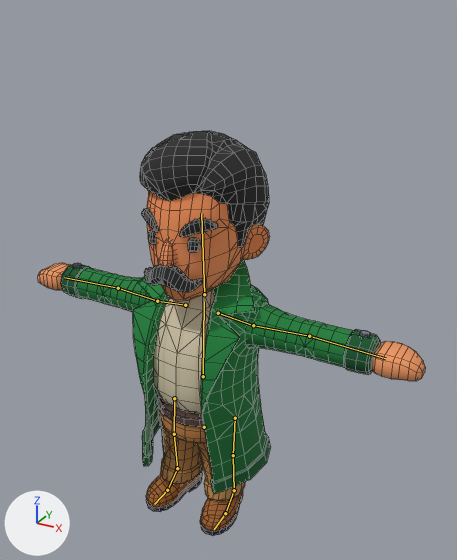
An edit to the FBX model Assets/New Assets/Characters/Unity FBX/Characters/CH_2/CH_2_1_A_MC.fbx, drawn before and after from the same camera.
Both versions are drawn from a camera (50 mm lens) standing at (1.39, -2.27, 2.39) and looking at (0.1, 0.08, 1.22). The lights are fixed; the arrows at lower left show +X, +Y and +Z. The older version comes first. Both versions are drawn at the pose saved in each file; the numbers are the values there. The bones that change, and the others that lie on the model, are drawn over the model as lines. Mesh edges are drawn as thin lines.

In view in the first picture: 'CH_2_1_A_MC'.
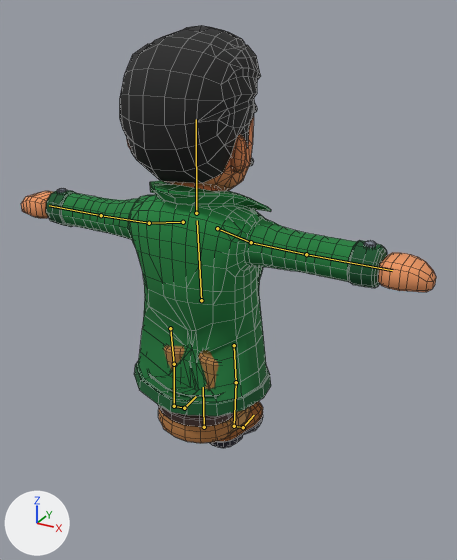
Scene script edits in JSON lines:
```json
{"block": "bone_upperleg_l", "where": "bone_upperleg_l = bpy.data.objects['Armature'].pose.bones['UpperLeg.L']  # child of 'Hips'"}
{"op": "set", "path": "bone_upperleg_l.location", "old": "(0.0, 0.0, 0.0)", "new": "(-34.9, -41.0, -5.0)"}
{"op": "set", "path": "bone_upperleg_l.rotation_quaternion", "old": "(1.0, 0.0, 0.0, 0.0)", "new": "(0.0, -0.005, 0.995, 0.096)", "note": "degrees (0, 0, 0) -> degrees (-11, 180, 1)"}
{"block": "bone_upperleg_r", "where": "bone_upperleg_r = bpy.data.objects['Armature'].pose.bones['UpperLeg.R']  # child of 'Hips'"}
{"op": "set", "path": "bone_upperleg_r.location", "old": "(0.0, 0.0, 0.0)", "new": "(34.9, -41.0, -5.0)"}
{"op": "set", "path": "bone_upperleg_r.rotation_quaternion", "old": "(1.0, 0.0, 0.0, 0.0)", "new": "(0.0, 0.005, 0.995, 0.096)", "note": "degrees (0, 0, 0) -> degrees (-11, -180, -1)"}
{"block": "bone_torso", "where": "bone_torso = bpy.data.objects['Armature'].pose.bones['Torso']  # child of 'Hips'"}
{"op": "set", "path": "bone_torso.location", "old": "(0.0, 0.0, 0.0)", "new": "(-0.1, 41.1, -2.6)"}
{"op": "set", "path": "bone_torso.rotation_quaternion", "old": "(1.0, 0.0, 0.0, 0.0)", "new": "(0.0, 0.002, -0.998, 0.061)", "note": "degrees (0, 0, 0) -> degrees (7, -180, 0)"}
```

Location of each change, [x1, y1, x2, y2] in pixels of the pictures (457 x 560 px):
```json
{"object": "CH_2_1_A_MC", "change": "posed", "before": [38, 131, 425, 536], "after": [21, 26, 436, 448], "on screen": "7% wider"}
{"bone": "UpperLeg.L", "before": "(235, 418) to (233, 455)", "after": "(170, 328) to (174, 364)"}
{"bone": "UpperLeg.R", "before": "(174, 398) to (174, 434)", "after": "(234, 345) to (236, 382)"}
{"bone": "Torso", "before": "(203, 376) to (204, 301)", "after": "(201, 300) to (197, 220)"}
```
